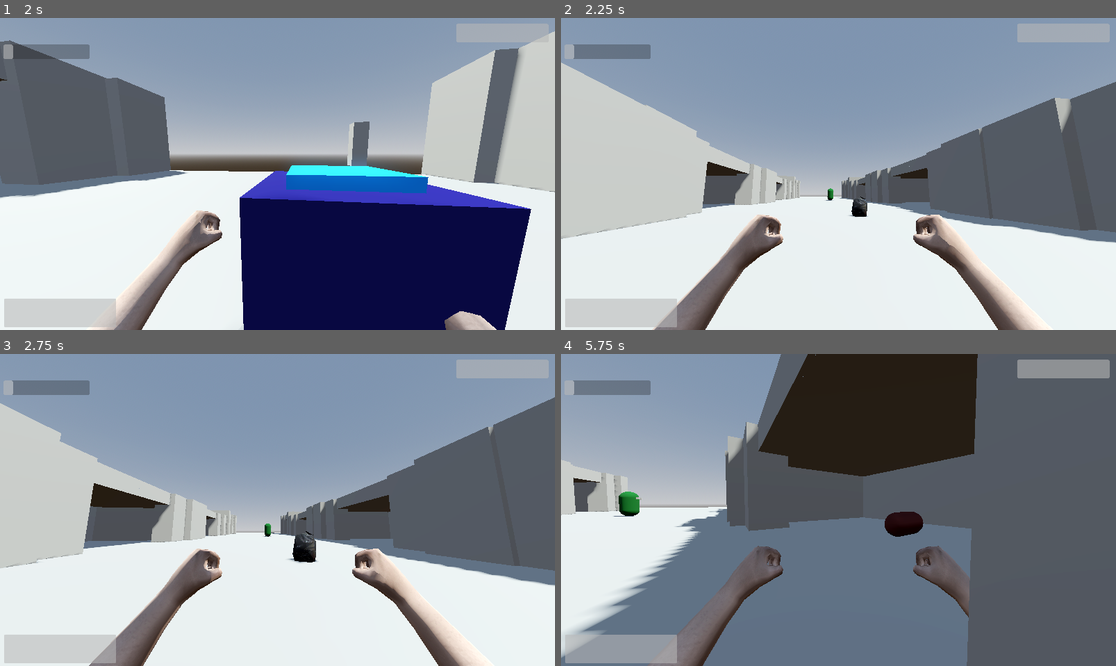
Above: before the commit, frames 1-4 (two rows, left to right).
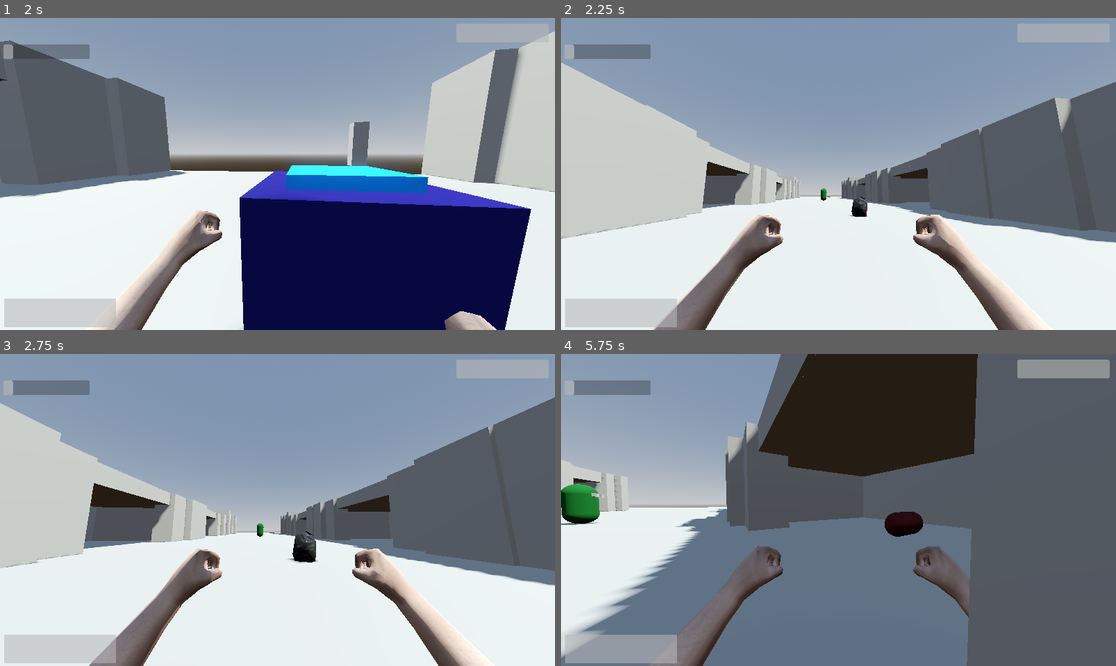
Above: after the commit, the same moments.

Repository: lungcollapser/record
Game: Godot game, scene res://scenes/world.tscn
Same seed, same stepped clock (60 frames per second), same inputs: the game is played once before the commit and once after it.
Inputs (mouse positions are in pixels of both pictures, inside the frame that each line leads up to):
- Up to frame 1 (2 s): tap Enter (ui_accept) at 0.5, 0.77, 1.52 s; move the mouse to (271, 180) at 0.52 s; hold Ctrl (crouch) 0.53-1.28 s; hold W (forward) from 0.53 s (still down); move the mouse to (316, 177) at 1.27 s; tap T (dropreceptacle) at 1.35 s
- Up to frame 2 (2.25 s): keep holding W (forward); move the mouse to (794, 170) at 2.02 s; tap E (interact) at 2.1 s
- Up to frame 3 (2.75 s): keep holding W (forward)
- Up to frame 4 (5.75 s): move the mouse to (844, 510) at 2.77 s; release W (forward) at 2.78 s; hold A (left) 2.78-3.53 s; click (844, 510) at 2.85 s; tap Enter (ui_accept) at 3.02, 3.77, 4.52 s; move the mouse to (816, 503) at 3.52 s; hold W (forward) from 3.53 s (still down); right-click (816, 503) at 3.6 s; move the mouse to (866, 510) at 4.27 s; tap Shift (sprint) at 4.35 s; move the mouse to (810, 510) at 5.02 s; tap R (stow) at 5.1 s

Frame 1 is identical in both runs. In frame 2, less than 0.1% of the frame differs, in the area x 46-50%, y 54-59%; in frame 3, less than 0.1%; in frame 4, 1.1%, in the area x 0-15%, y 41-55%.

Commit message:
almost there?

Diff:
--- a/scenes/world.tscn
+++ b/scenes/world.tscn
@@ -332,7 +332,7 @@
 transform = Transform3D(-0.998064, -0.0621982, 0, 0.0621982, -0.998064, 0, 0, 0, 1, -66.1421, 0.847271, 0)
 
 [node name="EnemyReturnTwo" type="Marker3D" parent="NavigationRegion3D" groups=["pathing"]]
-transform = Transform3D(-0.998064, -0.0621982, 0, 0.0621982, -0.998064, 0, 0, 0, 1, -55.9813, 1.23213, -4.43393)
+transform = Transform3D(-0.998064, -0.0621982, 0, 0.0621982, -0.998064, 0, 0, 0, 1, -53.3318, 1.23213, -1.01202)
 
 [node name="HumanReceptacle" type="Node3D" parent="."]
 
--- a/scripts/enemy.gd
+++ b/scripts/enemy.gd
@@ -33,11 +33,15 @@
 	enemy_dead_body_spawn()
 	enemy_first_position()
 
-	if nav_agent.target_position == enemy_return_one.global_position:
-		await get_tree().physics_frame
-		enemy_second_position()
-		await get_tree().create_timer(3).timeout
-		enemy_first_position()
+	while target == null and aggro_check != true:
+		if nav_agent.target_position == enemy_return_one.global_position:
+			await get_tree().physics_frame
+			enemy_second_position()
+			await get_tree().create_timer(5).timeout
+		elif nav_agent.target_position == enemy_return_two.global_position:
+			await get_tree().physics_frame
+			enemy_first_position()
+			await get_tree().create_timer(5).timeoout
 
 
 
